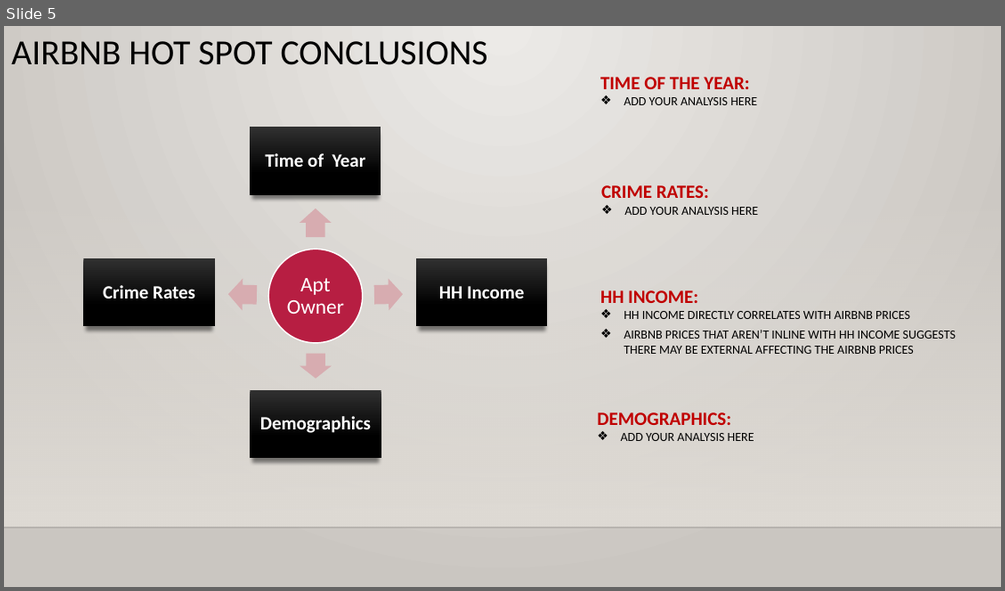
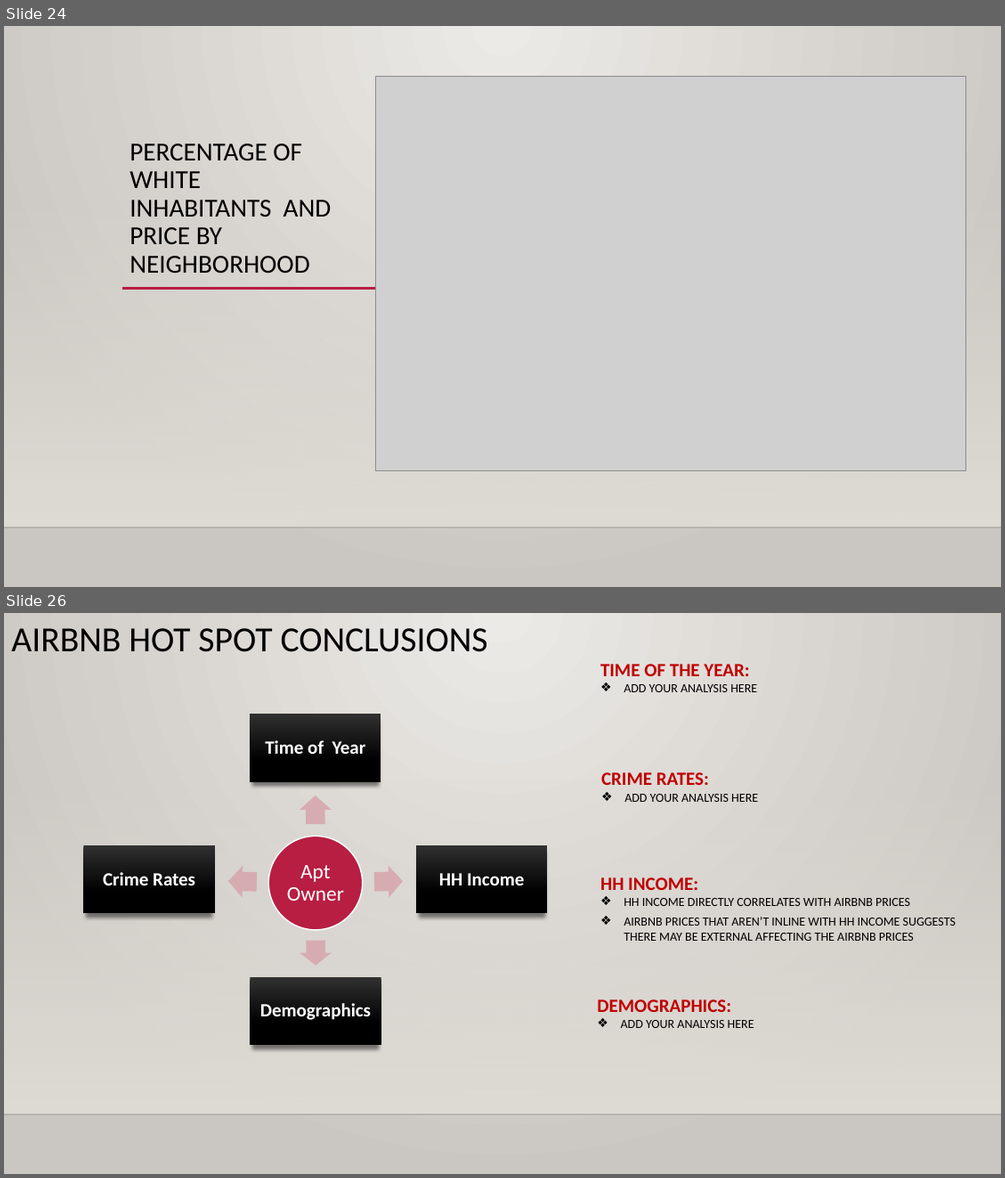
Before and after one commit to mjvillacresesn/Airbnb, a slide deck: AirBnB_HotSpots.pptx. Shown one above the other, each under a label of ours: slide 5 before the commit, slides 24 and 26 after it; the slides between them are not shown. The pictures are 1005x591 and 1005x1178 pixels, drawn with LibreOffice and Linux fonts; fonts in the diff are those of the drawing; grey boxes stand for pictures; background and template pictures are left out. Boxes give left, top, right and bottom in pixels: in the first picture for what was removed or moved away, otherwise in the second. Text is boxed around its words. In the diff, an @@ line names an element or a change of style, - is before the commit and + after.

```diff
--- a/AirBnB_HotSpots.pptx
+++ b/AirBnB_HotSpots.pptx
@@ slide 24 added at box(4, 26, 1001, 587), background gradient #ECEAE7 to #CAC7C1; not listed: 2 template elements that a slide beside it also shows @@
@@ picture added at box(375, 76, 965, 471) @@
@@ title added at box(129, 143, 332, 273), 25 pt, text #000000 @@
+PERCENTAGE OF WHITE INHABITANTS AND PRICE BY NEIGHBORHOOD
@@ line added from (122, 289) to (390, 289), #B71E42 2.5 pt @@
@@ what was slide 5 is now slide 26 @@
```
Also in this commit, not shown: 3 slides changed, 20 other slides added, 1 slide removed.
